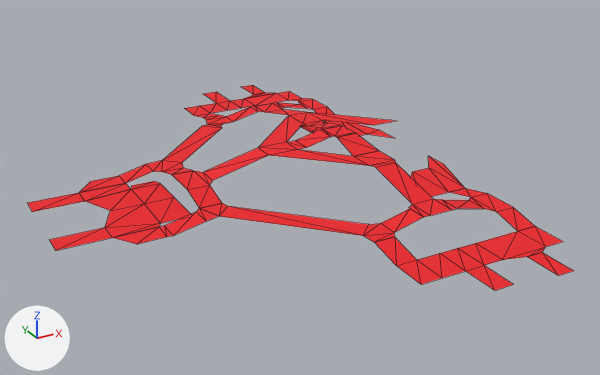
What one commit did to the FBX model FrameWork_Persnal/Client/Bin/Resources/Mesh/Level_1/Navi.FBX.
The view is the same before and after, from a 50 mm lens placed at (-194.0, -315.0, 133.0), pointed at (-28.0, -14.0, -18.0). Lighting does not change. The marker at lower left points along +X, +Y and +Z. Mesh edges are drawn as thin lines. Where no turn or scale is listed for an object, it has been applied to the vertices. Vertices at the same position are counted once.
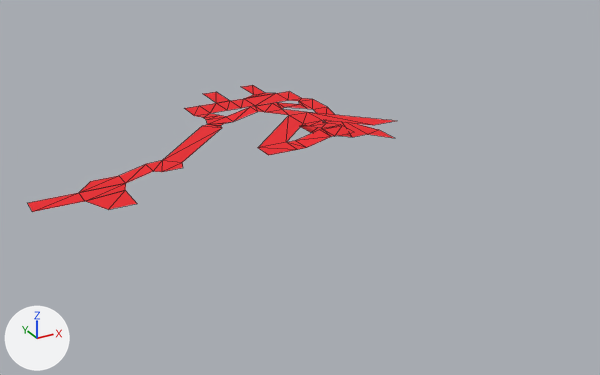
Changed parts and their boxes [x1, y1, x2, y2] in the pictures (600 x 375 px; the box of a moved part takes in the faces that stretch with it):
'Plane001', reshaped (33% narrower, 38% shorter): before [28, 85, 573, 290]; after [28, 85, 394, 212]
part 1 of me_mesh, deleted (red): before [50, 132, 573, 290]
part 2 of me_mesh, moved or reshaped: before [85, 85, 394, 223]; after [85, 85, 394, 210]

The change in detail:
me_mesh is used by ob_plane001; location (0.0, 0.0, 0.0).
me_mesh had 300 vertices, 190 faces and spanned x -140.0..43.0, y -131.0..135.0, z -16.0..0.0.
me_mesh now has 155 vertices, 96 faces and spans x -140.0..43.0, y -5.0..135.0, z -16.0..0.0.
me_mesh part 1: 15 loose pieces with 134 vertices, spanning x -140.0..43.0, y -131.0..22.0, z -16.0..0.0, are deleted.
Part 2, on me_mesh:
16 vertices are removed from x -97.0..12.0, y -22.0..117.0, z -16.0..-3.0.
48 faces are deleted.
2 vertices move from x -111.0..-97.0, y 0.0..17.0, z -16.0 to x -112.0..-99.0, y 1.0..17.0, z -16.0.
5 vertices are added at (-5.0, 7.0, 0.0), (5.0, 7.0, 0.0), (34.0, 53.0, -16.0), (-36.0, 72.0, -13.0), (-99.0, 1.0, -16.0).
2 new faces join them, mat_material__20 (picture img_option_0_png).
2 new faces join them, mat_material__21 (picture img_option_0_png).
36 new faces join them, mat_material__22 (picture img_option_0_png).
